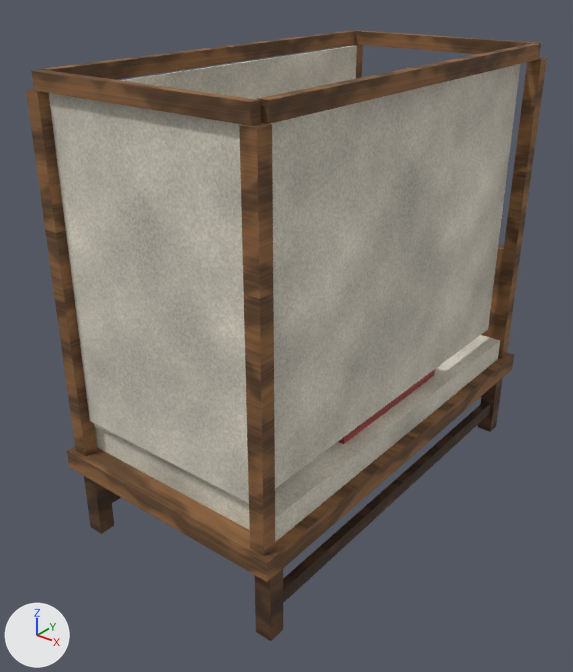
The FBX model Assets/Project3D/Models/prop/bed.fbx: old version first, new version second.
Camera for both pictures: a 50 mm camera at (1.82, -2.48, 2.19) aimed at (-0.04, -0.14, 0.75). The lights are fixed; the arrows at lower left show +X, +Y and +Z. The picture after the commit comes second.

The first picture shows 'bed'.
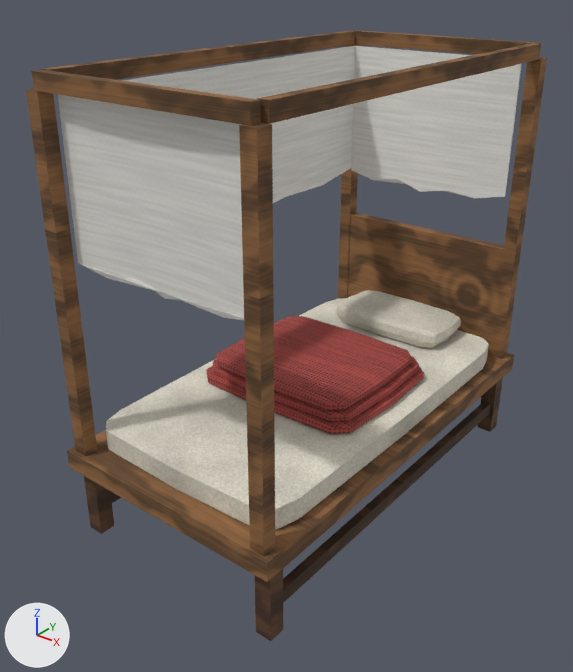
Changed parts and their boxes (x1, y1, x2, y2) in the pictures (573 x 672 px):
part 1 of me_platform_001, rebuilt
    before: (121, 46, 357, 99)
    after: (121, 46, 356, 203)
part 2 of me_platform_001, rebuilt (mostly hidden before)
    before: (338, 369, 435, 444)
    after: (206, 366, 424, 434)
part 3 of me_platform_001, rebuilt (not visible before)
    after: (336, 290, 461, 348)
part 4 of me_platform_001, rebuilt
    before: (94, 335, 500, 542)
    after: (106, 298, 489, 529)
part 5 of me_platform_001, added
    after: (58, 94, 244, 320)
part 6 of me_platform_001, added
    after: (351, 46, 522, 198)
part 7 of me_platform_001, added (red)
    after: (213, 356, 419, 421)
part 8 of me_platform_001, added (brown)
    after: (216, 316, 412, 410)
part 9 of me_platform_001, deleted
    before: (49, 64, 520, 503)

Patch to the scene script:
```diff
--- a/Assets/Project3D/Models/prop/bed.fbx.py
+++ b/Assets/Project3D/Models/prop/bed.fbx.py
@@ img_cloth_sheet_png @@
+img_cloth_sheet_png = load_image('cloth_sheet.png', '../../Textures/cloth_sheet.png', 512, 512, 'Non-Color')
@@ mat_cloth_sheet @@
+mat_cloth_sheet = bpy.data.materials.new('cloth_sheet')
+# uses the picture img_cloth_sheet_png
@@ me_platform_001 @@
 # used by ob_bed; location = (0.0, 0.0, 0.0)
-me_platform_001.from_pydata(...)  # 176 vertices, 264 faces; spans x -0.52..0.52, y -0.95..0.95, z 0.0..1.85
+me_platform_001.from_pydata(...)  # 662 vertices, 1228 faces; spans x -0.52..0.52, y -0.95..0.95, z 0.0..1.85
+# me_platform_001 part 1: the loose piece of 8 vertices spanning x -0.41, y -0.84..0.84, z 0.55..1.79 is rebuilt with 72 vertices and now spans x -0.43..-0.38, y -0.86..0.86, z 1.16..1.79, in mat_cloth_sheet
+# me_platform_001 part 2: the loose piece of 8 vertices spanning x -0.4..0.4, y -0.35..0.35, z 0.5..0.62 is rebuilt with 50 vertices and now spans x -0.4..0.4, y -0.35..0.35, z 0.5..0.54
+# me_platform_001 part 3: the loose piece of 8 vertices spanning x -0.3..0.3, y 0.52..0.85, z 0.5..0.6 is rebuilt with 86 vertices and now spans x -0.3..0.3, y 0.52..0.85, z 0.5..0.6
+# me_platform_001 part 4: the loose piece of 8 vertices spanning x -0.47..0.47, y -0.86..0.86, z 0.4..0.5 is rebuilt with 82 vertices and now spans x -0.47..0.47, y -0.86..0.86, z 0.4..0.5
+# me_platform_001 part 5: a new loose piece of 72 vertices spanning x -0.41..0.41, y -0.87..-0.83, z 1.16..1.79, in mat_cloth_sheet
+# me_platform_001 part 6: a new loose piece of 72 vertices spanning x -0.41..0.41, y 0.82..0.85, z 1.16..1.79, in mat_cloth_sheet
+# me_platform_001 part 7: a new loose piece of 50 vertices spanning x -0.38..0.38, y -0.33..0.33, z 0.54..0.58, in mat_cloth_red (picture img_cloth_red_png)
+# me_platform_001 part 8: a new loose piece of 50 vertices spanning x -0.36..0.36, y -0.32..0.3, z 0.58..0.62, in mat_cloth_red (picture img_cloth_red_png)
+# me_platform_001 part 9
+# 16 vertices are removed from x -0.42..0.42, y -0.89..0.84, z 0.55..1.79
+# 24 faces are deleted
 me_platform_001.materials.append(mat_wood_mid)
@@ me_platform_001 @@
 me_platform_001.materials.append(mat_cloth_red)
+me_platform_001.materials.append(mat_cloth_sheet)
```
